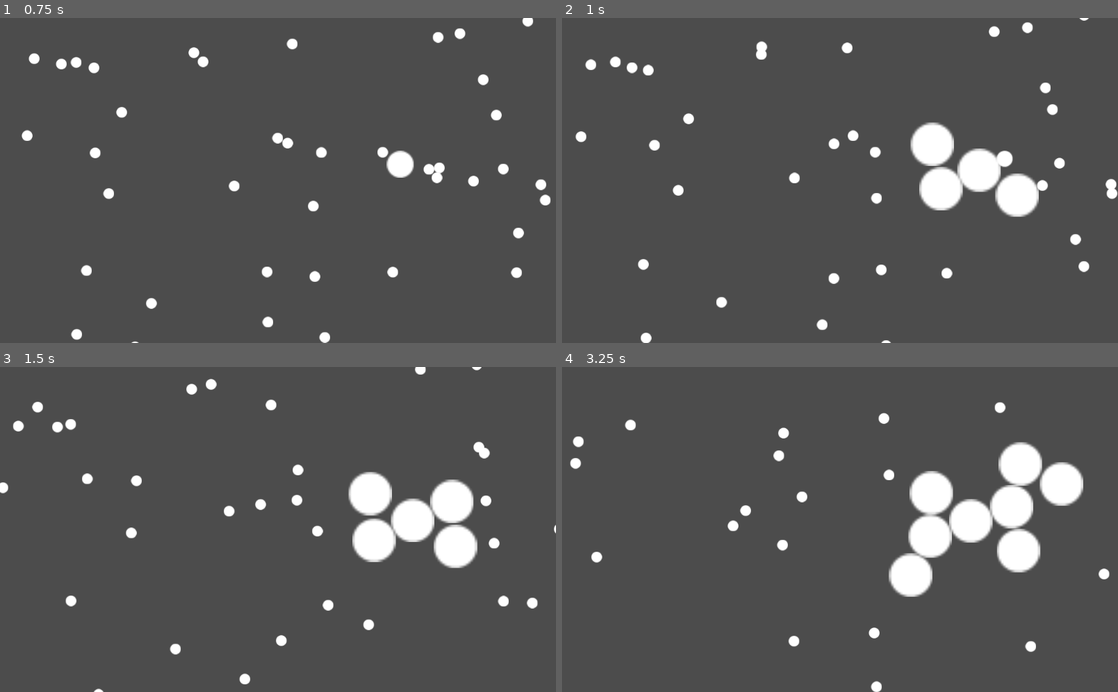
Above: before the commit, frames 1-4 (two rows, left to right).
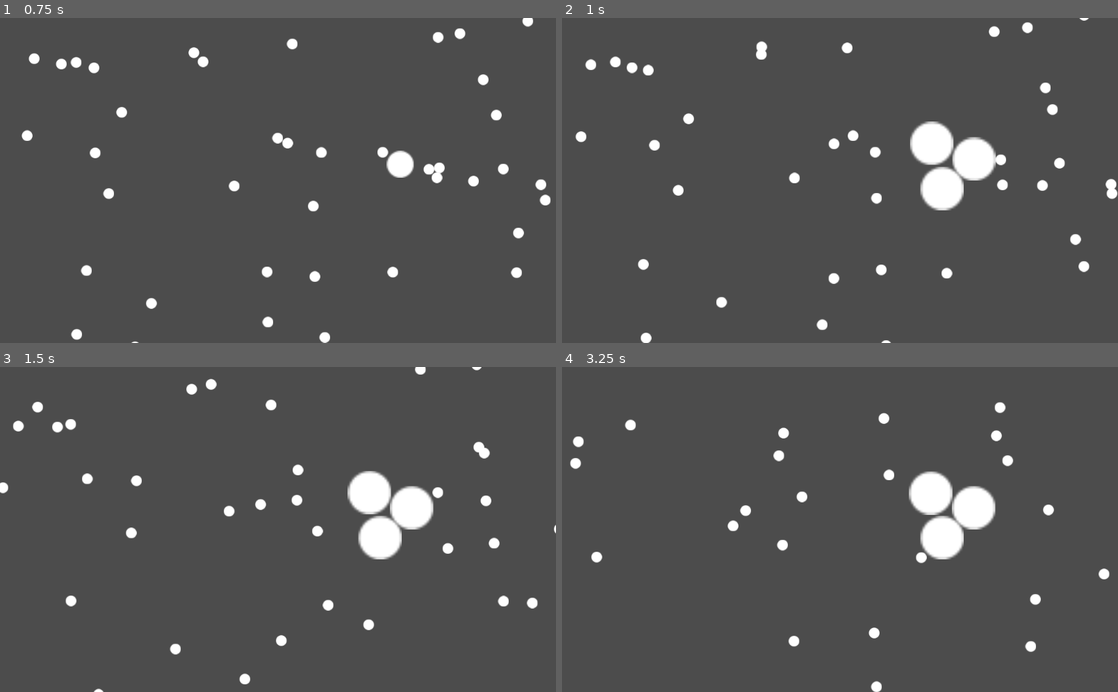
Above: after the commit, the same moments.

Repository: thecatinbox/AGJ2021_Chain_Effect
Game: Godot game, scene res://Scene/Scene.tscn
The game is run twice, just before and just after one commit, with the same random seed, the same clock (stepped at 60 frames per second) and the same inputs.
Inputs (mouse positions are in pixels of both pictures, inside the frame that each line leads up to):
- Up to frame 1 (0.75 s): move the mouse to (400, 164) at 0.52 s; click (400, 164) at 0.67 s
- Up to frame 2 (1 s): no input
- Up to frame 3 (1.5 s): move the mouse to (166, 545) at 1.27 s; click (166, 545) at 1.42 s
- Up to frame 4 (3.25 s): move the mouse to (895, 458) at 2.02 s; click (895, 458) at 2.17 s; move the mouse to (812, 594) at 2.77 s; click (812, 594) at 2.92 s

Frame 1 is identical in both runs. In frame 2, 1.9% of the frame differs, in the area x 62-86%, y 31-62%; in frame 3, 2.9%; in frame 4, 5.8%, in the area x 58-94%, y 19-74%.

Commit message:
Add files via upload

Diff:
--- /dev/null
+++ b/Scene/HorizontalWall.tscn
@@ -0,0 +1,10 @@
+[gd_scene load_steps=2 format=2]
+
+[sub_resource type="RectangleShape2D" id=1]
+extents = Vector2( 512.399, 10 )
+
+[node name="Node2D" type="KinematicBody2D"]
+
+[node name="CollisionShape2D" type="CollisionShape2D" parent="."]
+position = Vector2( 511.98, 9.76151 )
+shape = SubResource( 1 )
--- a/Scene/Scene.tscn
+++ b/Scene/Scene.tscn
@@ -1,10 +1,24 @@
-[gd_scene load_steps=3 format=2]
+[gd_scene load_steps=5 format=2]
 
 [ext_resource path="res://Script/Scene.gd" type="Script" id=1]
 [ext_resource path="res://Scene/Generator.tscn" type="PackedScene" id=2]
+[ext_resource path="res://Scene/VerticalWall.tscn" type="PackedScene" id=3]
+[ext_resource path="res://Scene/HorizontalWall.tscn" type="PackedScene" id=4]
 
 [node name="Game" type="Node2D"]
 script = ExtResource( 1 )
 
 [node name="Generator" parent="." instance=ExtResource( 2 )]
 position = Vector2( 67.369, 52.0591 )
+
+[node name="LeftWall" parent="." instance=ExtResource( 3 )]
+position = Vector2( -0.120253, 0.429782 )
+
+[node name="RightWall" parent="." instance=ExtResource( 3 )]
+position = Vector2( 1001.79, 0.991144 )
+
+[node name="TopWall" parent="." instance=ExtResource( 4 )]
+position = Vector2( -1.45404, 0.0358276 )
+
+[node name="BottWall" parent="." instance=ExtResource( 4 )]
+position = Vector2( -1.28587, 580.772 )
--- /dev/null
+++ b/Scene/VerticalWall.tscn
@@ -0,0 +1,10 @@
+[gd_scene load_steps=2 format=2]
+
+[sub_resource type="RectangleShape2D" id=1]
+extents = Vector2( 11.0351, 300.13 )
+
+[node name="Node2D" type="KinematicBody2D"]
+
+[node name="CollisionShape2D" type="CollisionShape2D" parent="."]
+position = Vector2( 10.6693, 299.688 )
+shape = SubResource( 1 )
--- /dev/null
+++ b/Script/HorizontalWall.gd
@@ -0,0 +1,16 @@
+extends Node
+
+
+# Declare member variables here. Examples:
+# var a = 2
+# var b = "text"
+
+
+# Called when the node enters the scene tree for the first time.
+func _ready():
+	pass # Replace with function body.
+
+
+# Called every frame. 'delta' is the elapsed time since the previous frame.
+#func _process(delta):
+#	pass
--- /dev/null
+++ b/Script/VerticalWall.gd
@@ -0,0 +1,16 @@
+extends Node
+
+
+# Declare member variables here. Examples:
+# var a = 2
+# var b = "text"
+
+
+# Called when the node enters the scene tree for the first time.
+func _ready():
+	pass # Replace with function body.
+
+
+# Called every frame. 'delta' is the elapsed time since the previous frame.
+#func _process(delta):
+#	pass
